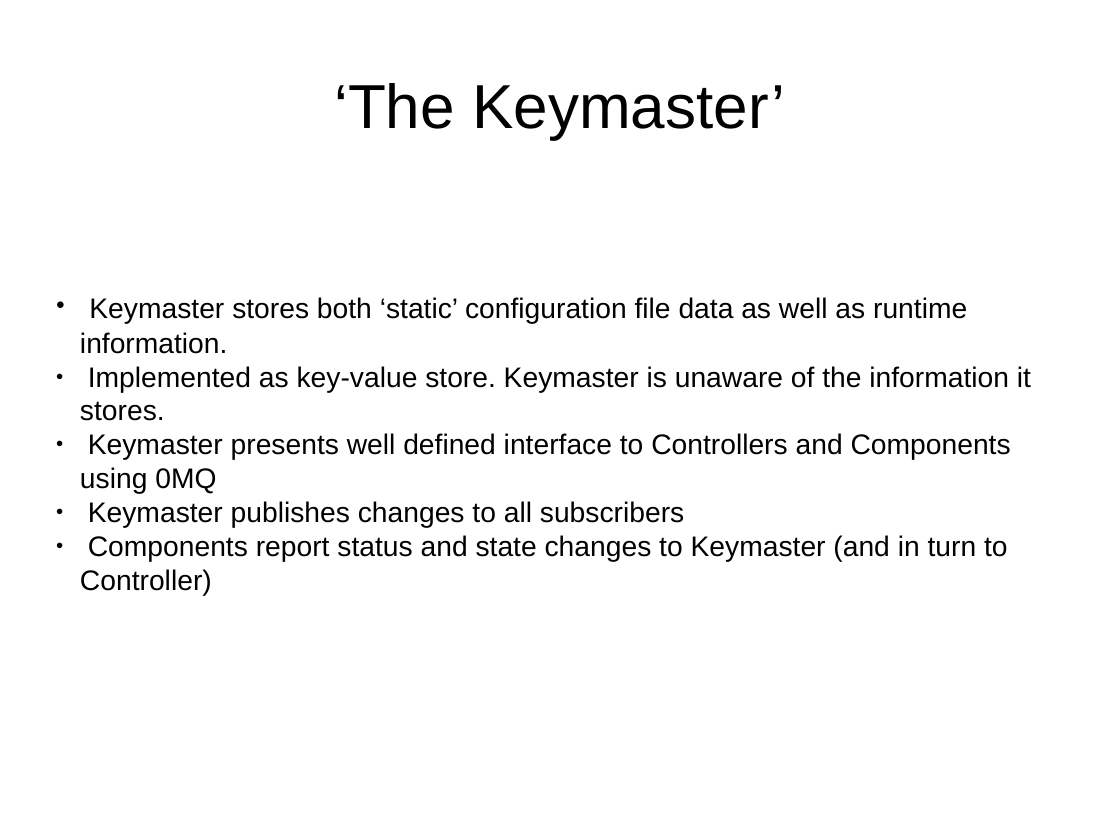
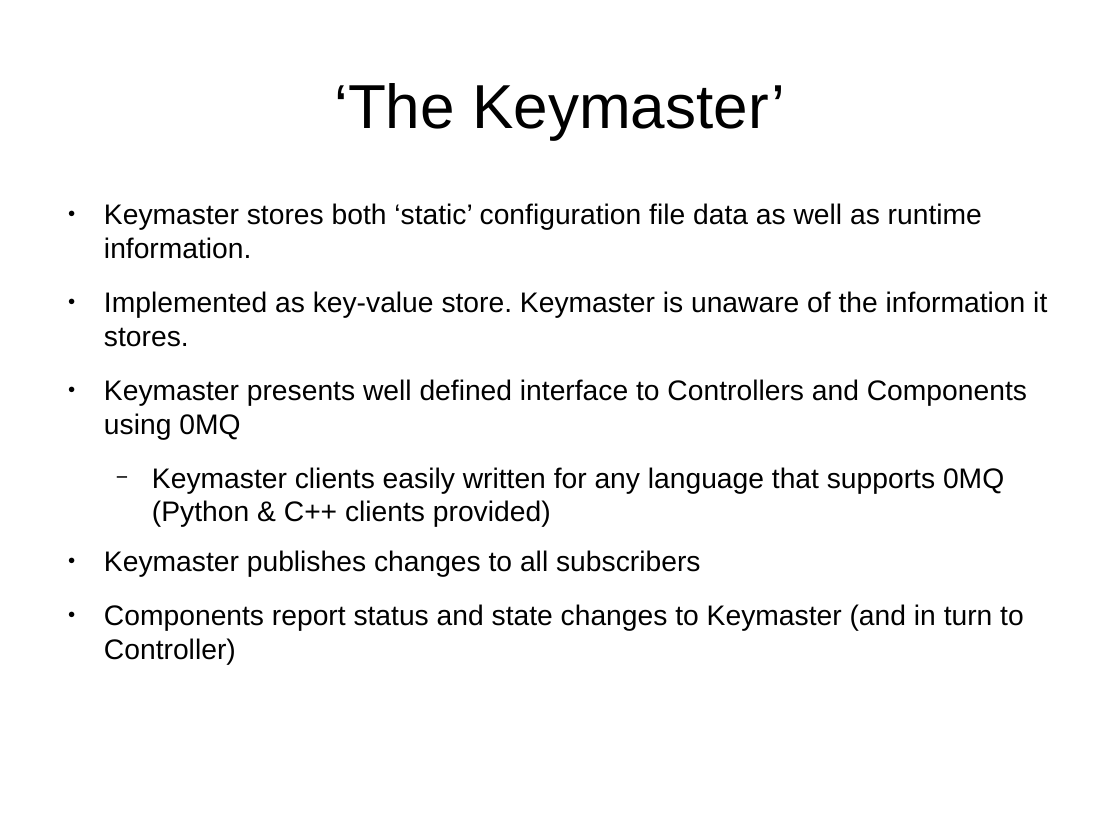
Before and after one commit to GreenBankObservatory/matrix, a slide deck: slide 4 of doc/InterfaceIdeas.odp. Drawn at 1120x840 pixels with LibreOffice and Linux fonts; fonts in the diff are those of the drawing. Boxes give left, top, right and bottom in pixels: in the first picture for what was removed or moved away, otherwise in the second. Text is boxed around its words. In the diff, an @@ line names an element or a change of style, - is before the commit and + after.

Commit message:
Added some more slides.

```diff
--- a/doc/InterfaceIdeas.odp
+++ b/doc/InterfaceIdeas.odp
@@ text "Keymaster stores both ‘static’ configuration ..." at bbox=[104, 203, 1047, 665]: vertical alignment middle to top @@
@@ text at bbox=[104, 203, 1047, 665]: indent changed; more space between paragraphs @@
@@ text at bbox=[152, 467, 1004, 527]: paragraph added @@
+  − Keymaster clients easily written for any language that supports 0MQ (Python & C++ clients provided)
```
Also in this commit, not shown: 1 other slide changed, 3 slides added.
